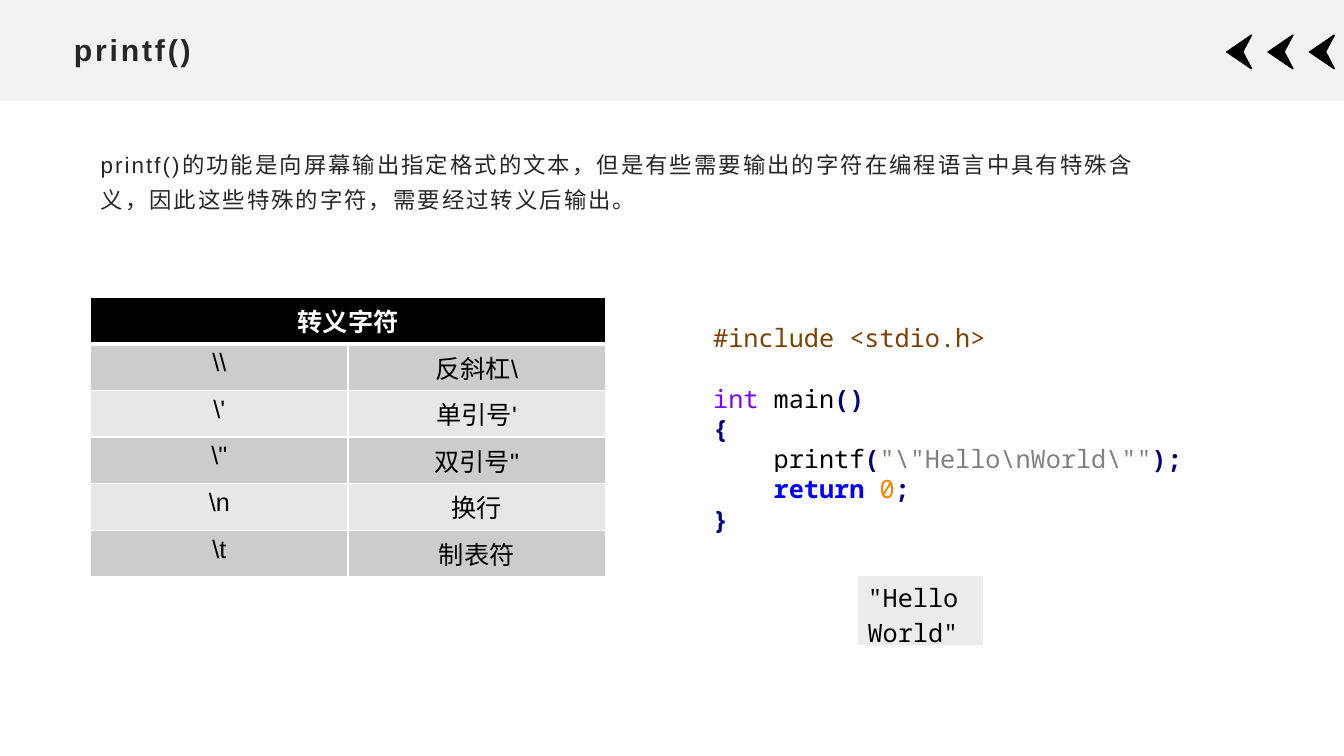
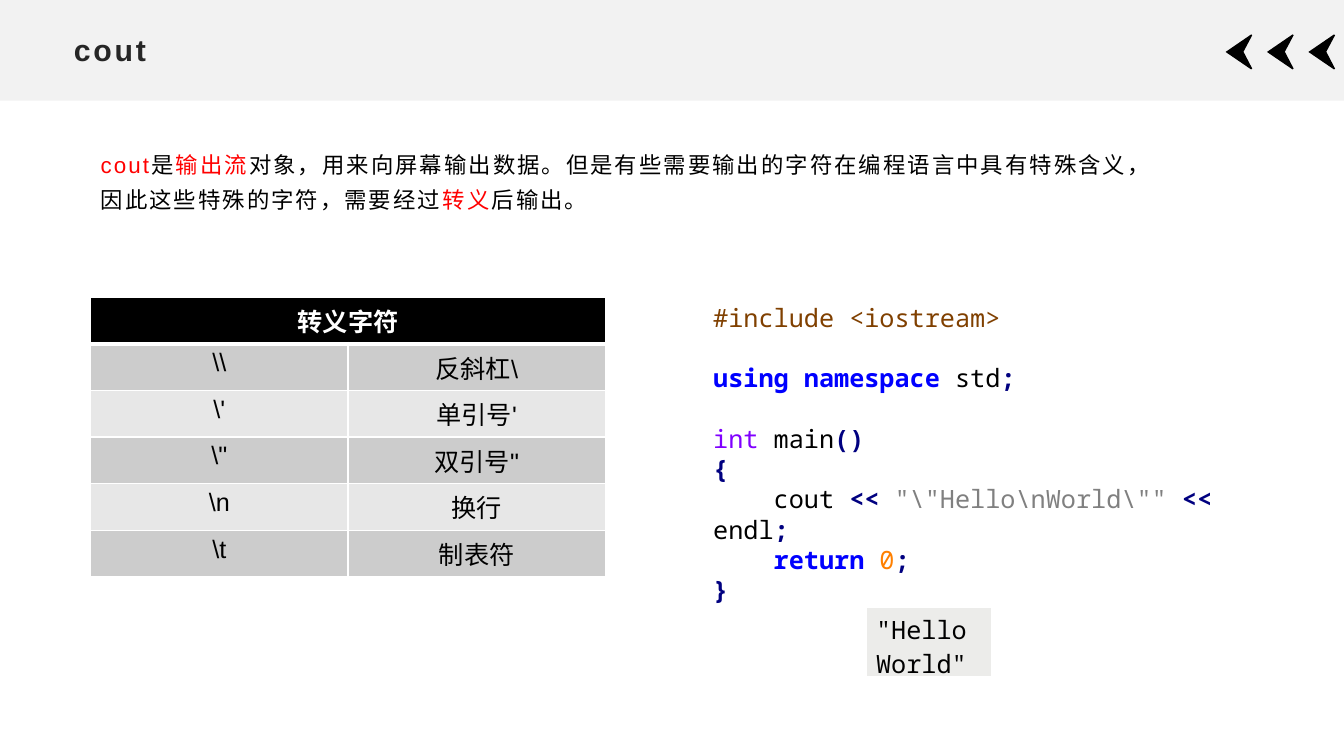
Before and after one commit to xdai02/C_Plus_Plus, a slide deck: slide 14 of slides/Chapter1.pptx. Drawn at 1344x756 pixels with LibreOffice and Linux fonts; fonts in the diff are those of the drawing. Boxes give left, top, right and bottom in pixels: in the first picture for what was removed or moved away, otherwise in the second. Text is boxed around its words. In the diff, an @@ line names an element or a change of style, - is before the commit and + after.

```diff
--- a/slides/Chapter1.pptx
+++ b/slides/Chapter1.pptx
@@ title at (74,41,146,62): text changed @@
-printf()
+cout
@@ text at (101,154,1149,211): text changed; text colour #262626 to #000000 @@
-printf()的功能是向屏幕输出指定格式的文本，但是有些需要输出的字符在编程语言中具有特殊含义，因此这些特殊的字符，需要经过转义后输出。
+cout是输出流对象，用来向屏幕输出数据。但是有些需要输出的字符在编程语言中具有特殊含义，因此这些特殊的字符，需要经过转义后输出。
@@ text "#include <iostream>": place and size @@
-text "#include <iostream>" at (713,328,1182,502)
+text "#include <iostream>" at (713,308,1167,573)
@@ text "#include <iostream>" at (713,308,1167,573): alignment left to justified @@
@@ text at (713,308,1015,393): text changed @@
-#include <stdio.h>
+#include <iostream>
+using namespace std;
@@ text at (713,489,1167,542): text changed @@
-printf("\"Hello\nWorld\"");
+cout << "\"Hello\nWorld\"" << endl;
@@ table: place and size @@
-table at (858,576,984,647)
+table at (866,607,992,678)
```
Also in this commit, not shown: 10 other slides changed, 2 slides added, 1 slide removed, 9 other files.
